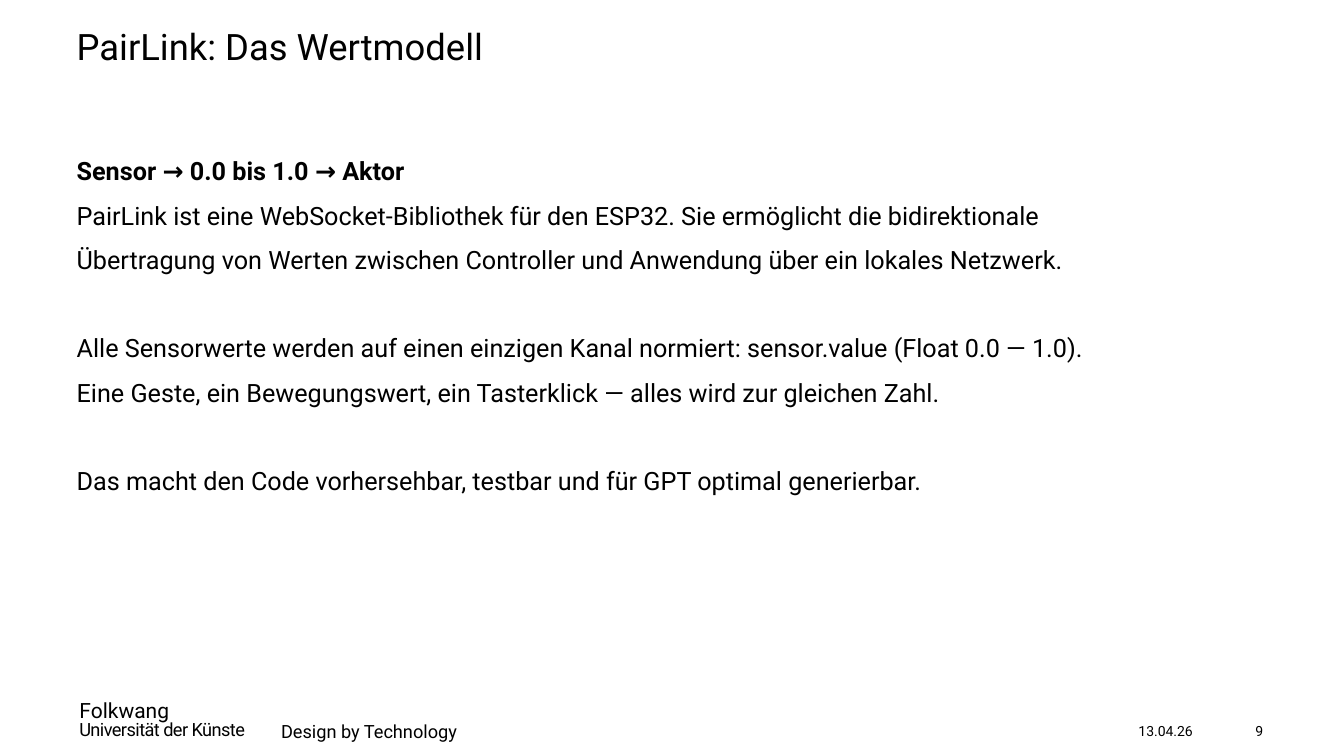
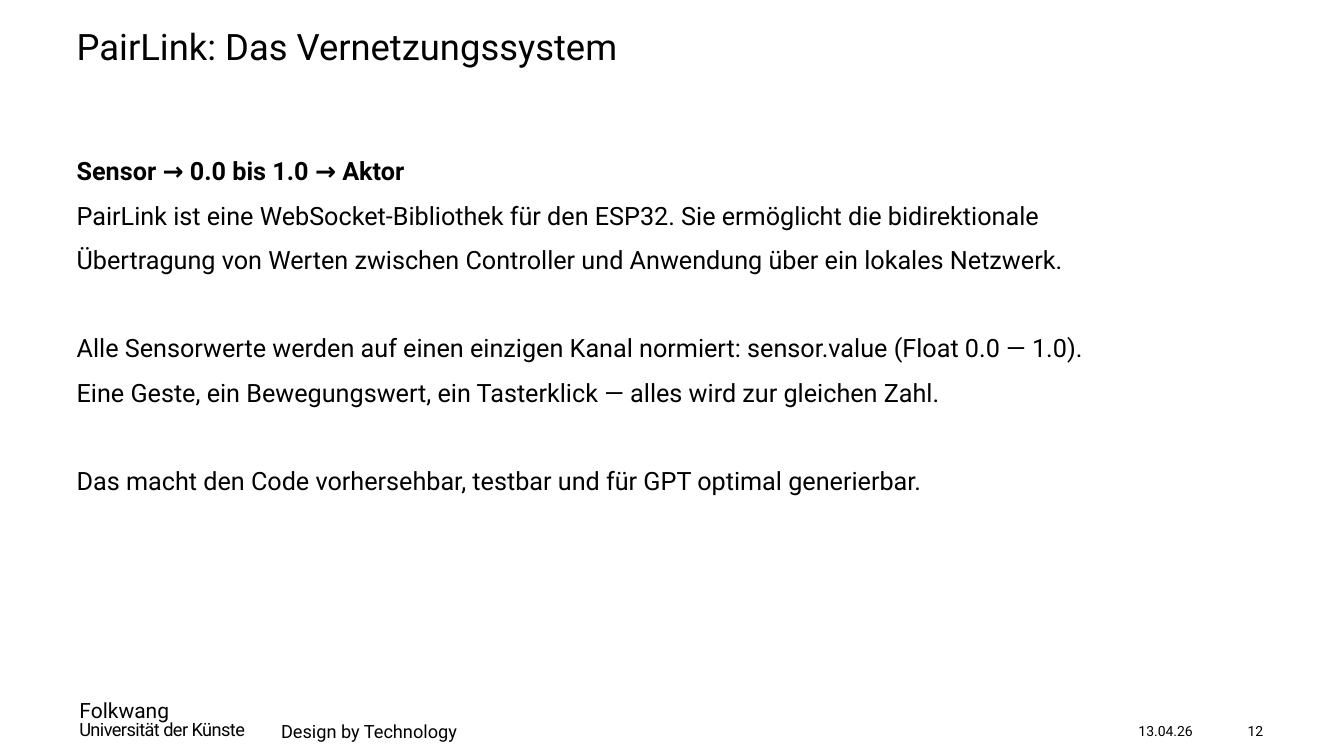
Before and after one commit to archilab/Pathfinder_Workshop, a slide deck: slide 12 of 07_presentations/Pathfinder_Workshop_Einfuehrung.pptx (slide 9 before the commit). Drawn at 1344x756 pixels with LibreOffice and Linux fonts; fonts in the diff are those of the drawing. Boxes give left, top, right and bottom in pixels: in the first picture for what was removed or moved away, otherwise in the second. Text is boxed around its words. In the diff, an @@ line names an element or a change of style, - is before the commit and + after.

```diff
--- a/07_presentations/Pathfinder_Workshop_Einfuehrung.pptx
+++ b/07_presentations/Pathfinder_Workshop_Einfuehrung.pptx
@@ title at [77,32,618,68]: text changed @@
-PairLink: Das Wertmodell
+PairLink: Das Vernetzungssystem
@@ page number at [1248,726,1264,736]: text changed @@
-9
+12
```
Also in this commit, not shown: 3 other slides changed, 3 slides added, 26 other files.
